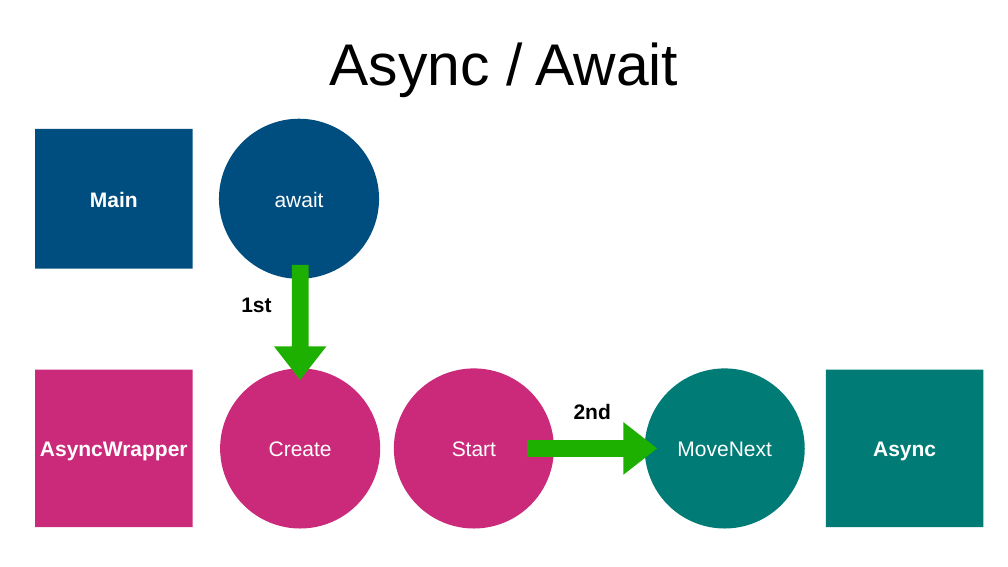
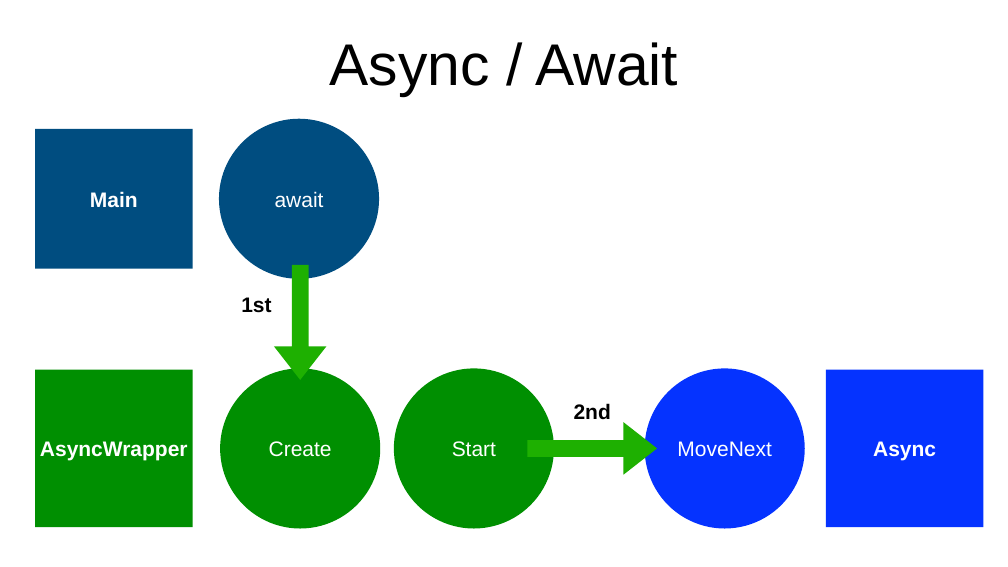
Before and after one commit to MikeMKH/talk-my-compiler-did-what, a slide deck: slide 66 of My Compiler Did What.pptx (slide 65 before the commit). Drawn at 1008x567 pixels with LibreOffice and Linux fonts; fonts in the diff are those of the drawing. Boxes give left, top, right and bottom in pixels: in the first picture for what was removed or moved away, otherwise in the second. Text is boxed around its words. In the diff, an @@ line names an element or a change of style, - is before the commit and + after.

```diff
--- a/My Compiler Did What.pptx
+++ b/My Compiler Did What.pptx
@@ fill #CB2A7A to #008F01 in 3 elements at [35,370,193,527], [220,369,380,529], [394,369,554,529] @@
@@ ellipse "MoveNext" at [644,369,805,529]: fill #007B76 to #0533FF @@
@@ rectangle "Async" at [826,370,983,527]: fill #007B76 to #0533FF @@
```
Also in this commit, not shown: 22 other slides changed, 1 slide added, 2 other files.
